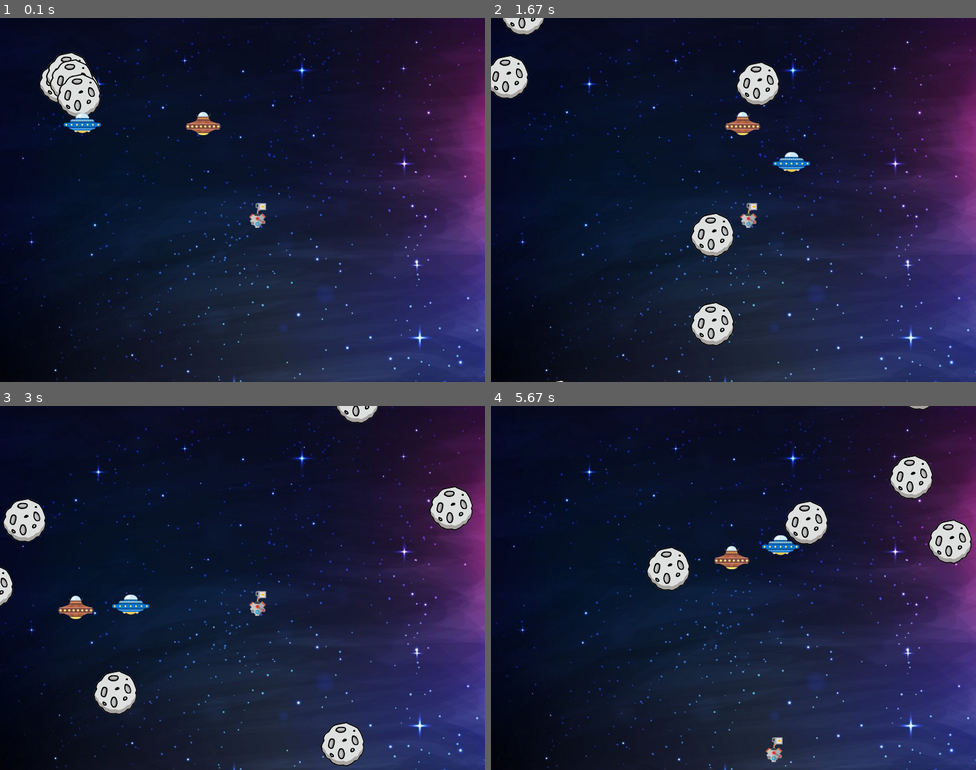
Above: before the commit, frames 1-4 (two rows, left to right).
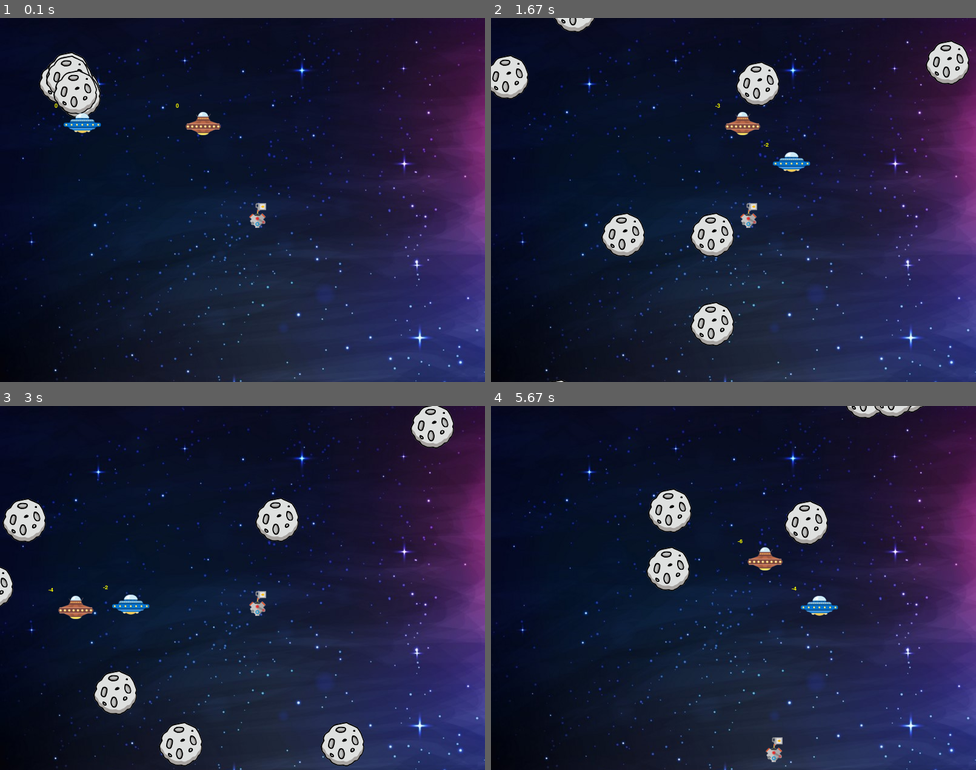
Above: after the commit, the same moments.

Repository: xu3cl40122/python_project
Game: pygame game, started from turtle/main.py
The game is run twice, just before and just after one commit, with the same random seed, the same clock (stepped at 60 frames per second) and the same inputs.
Inputs:
- Up to frame 1 (0.1 s): no input
- Up to frame 2 (1.67 s): hold Right 0.33-0.8 s; hold Up 0.83-1.13 s; hold W 0.83-1.13 s; hold Right 1.17-1.63 s; hold D 1.17-1.63 s
- Up to frame 3 (3 s): hold Left 1.67-2.2 s; hold A 1.67-2.2 s; hold Down 2.23-2.53 s; hold S 2.23-2.53 s; hold Left 2.57-2.97 s; hold A 2.57-2.97 s
- Up to frame 4 (5.67 s): hold Up 3-3.37 s; hold W 3-3.37 s; hold Right 3.4-4.03 s; hold D 3.4-4.03 s; hold Down 4.07-4.43 s; hold S 4.07-4.43 s; hold Right 4.97-5.43 s; hold D 4.97-5.43 s; hold Up from 5.47 s (still down); hold W from 5.47 s (still down)

The runs differ from the first frame. In frame 1, 0.7% of the frame differs, in the area x 9-37%, y 10-27%; in frame 2, 2.2%; in frame 3, 3.5%; in frame 4, 3.8%, in the area x 32-100%, y 0-58%.

Commit message:
addScore

Diff:
--- a/turtle/main.py
+++ b/turtle/main.py
@@ -15,7 +15,7 @@
 p1 = Player('./Asset1_ball/sprite1.png',100,150,0,move_size)
 p2 = Player('./Asset1_ball/sprite2.png',300,150,0,move_size)
 rock_list = []
-for i in range(0,6):
+for i in range(0,8):
     rock = Rock('./Asset1_ball/rock.png', 60,60,[bg_size[0]+100,bg_size[1]+100])
     rock_list.append(rock)
 running = True
--- a/turtle/object.py
+++ b/turtle/object.py
@@ -18,7 +18,9 @@
 
     def blit_me(self, screen):
         screen.blit(self.canvas, [self.rect.left, self.rect.top])
-
+        font = pygame.font.Font("./Asset1_ball/DFTTNC5.TTC", 14)
+        txtScore = font.render(str(self.score), True, [255, 255, 0])
+        screen.blit(txtScore, [self.rect.left-10, self.rect.top-10])
     def checkUserControl(self, up, down, left, right):
         keys = pygame.key.get_pressed()
         if keys[up]:
